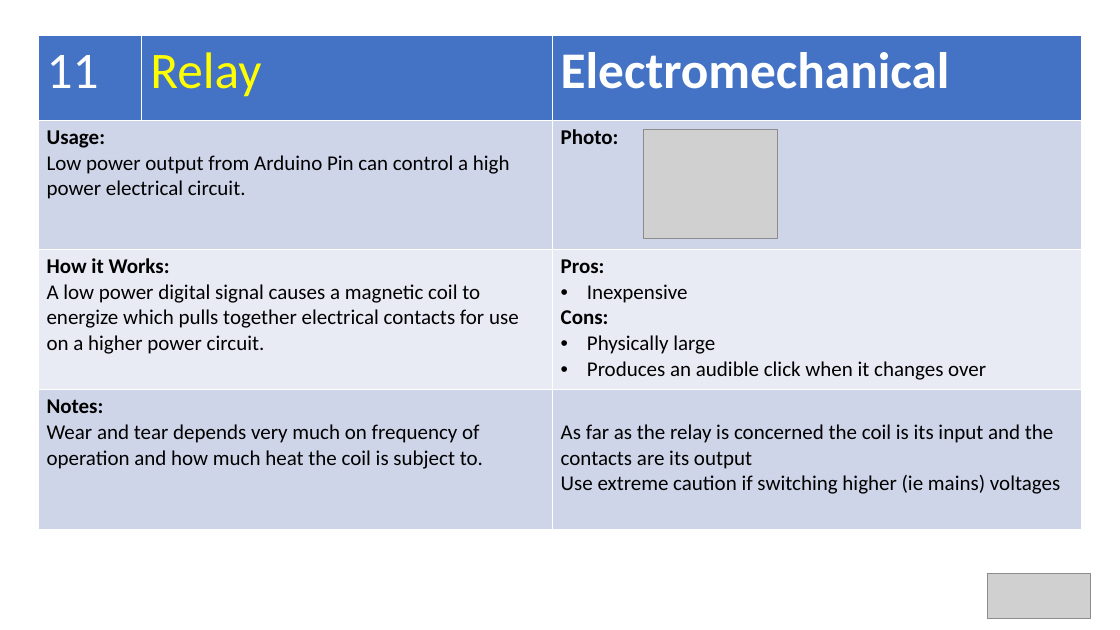
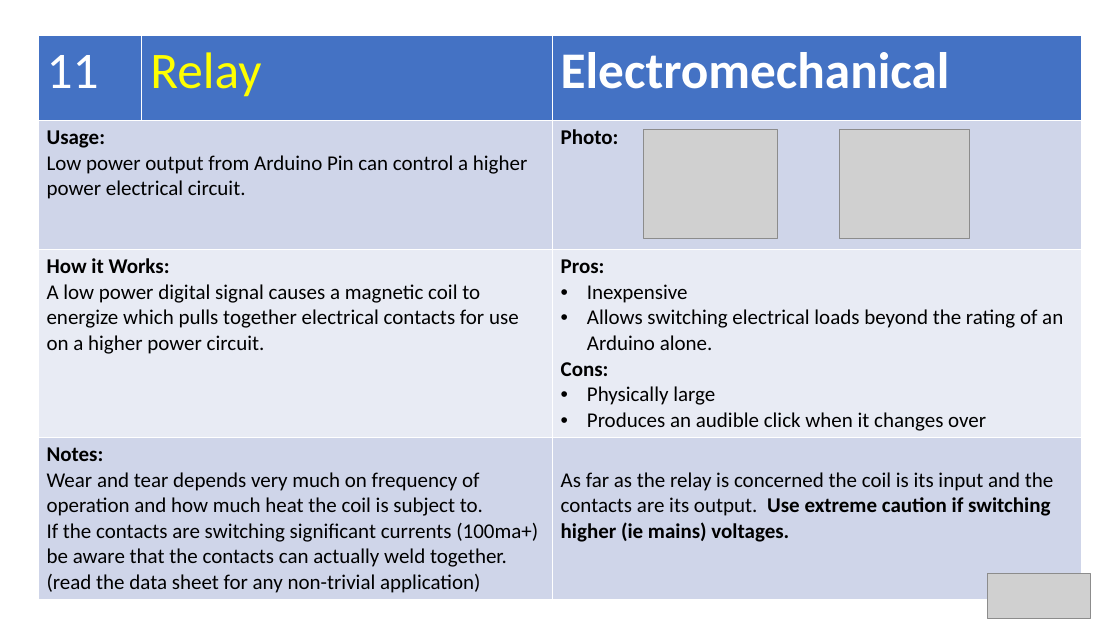
Before and after one commit to Alan-Lomax/MERG-SIG-Presentations, a slide deck: slide 26 of Arduino IO Compendium.pptx (slide 25 before the commit). Drawn at 1120x630 pixels with LibreOffice and Linux fonts; fonts in the diff are those of the drawing; grey boxes stand for pictures. Boxes give left, top, right and bottom in pixels: in the first picture for what was removed or moved away, otherwise in the second. Text is boxed around its words. In the diff, an @@ line names an element or a change of style, - is before the commit and + after.

```diff
--- a/Arduino IO Compendium.pptx
+++ b/Arduino IO Compendium.pptx
@@ table at [38,36,1081,597] @@
-row 2, column 1: Usage: / Low power output from Arduino Pin can control a high power electrical circuit.
+row 2, column 1: Usage: / Low power output from Arduino Pin can control a higher power electrical circuit.
-row 3, column 3: Pros: / Inexpensive / Cons: / Physically large / Produces an audible click when it changes over
+row 3, column 3: Pros: / Inexpensive / Allows switching electrical loads beyond the rating of an Arduino alone. / Cons: / Physically large / Produces an audible click when it changes over
-row 4, column 1: Notes: / Wear and tear depends very much on frequency of operation and how much heat the coil is subject to.
+row 4, column 1: Notes: / Wear and tear depends very much on frequency of operation and how much heat the coil is subject to. / If the contacts are switching significant currents (100ma+) be aware that the contacts can actually weld together. (read the data sheet for any non-trivial application)
-row 4, column 3: As far as the relay is concerned the coil is its input and the contacts are its output / Use extreme caution if switching higher (ie mains) voltages
+row 4, column 3: As far as the relay is concerned the coil is its input and the contacts are its output. Use extreme caution if switching higher (ie mains) voltages.
@@ picture added at [839,129,970,239] @@
```
Also in this commit, not shown: 7 other slides changed, 1 slide added.
